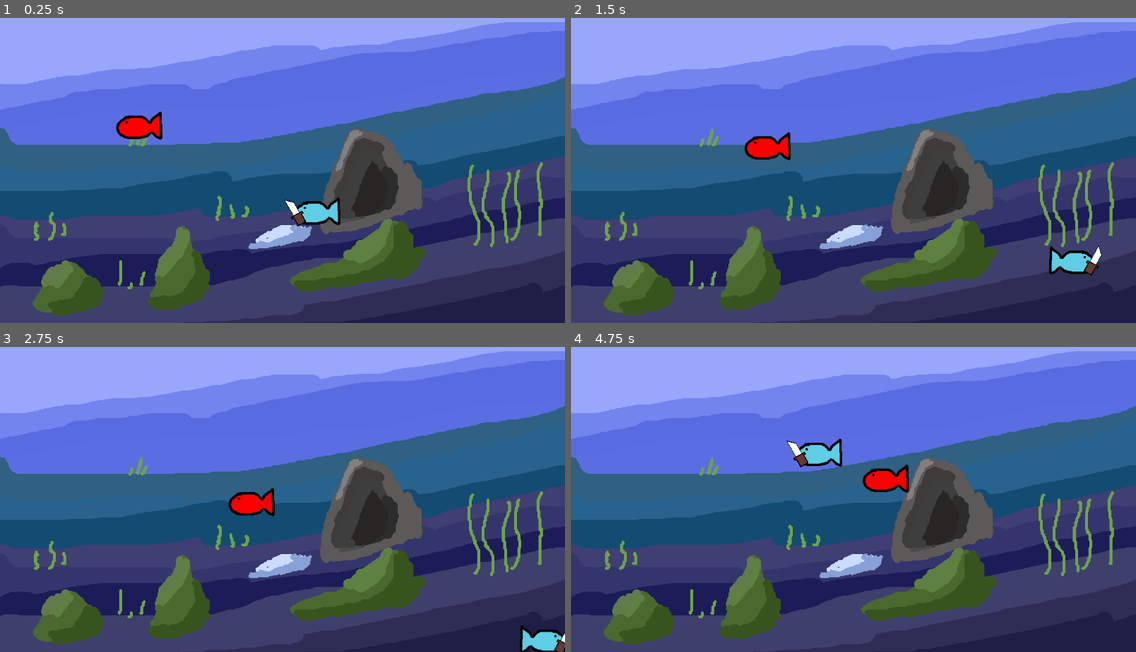
Above: before the commit, frames 1-4 (two rows, left to right).
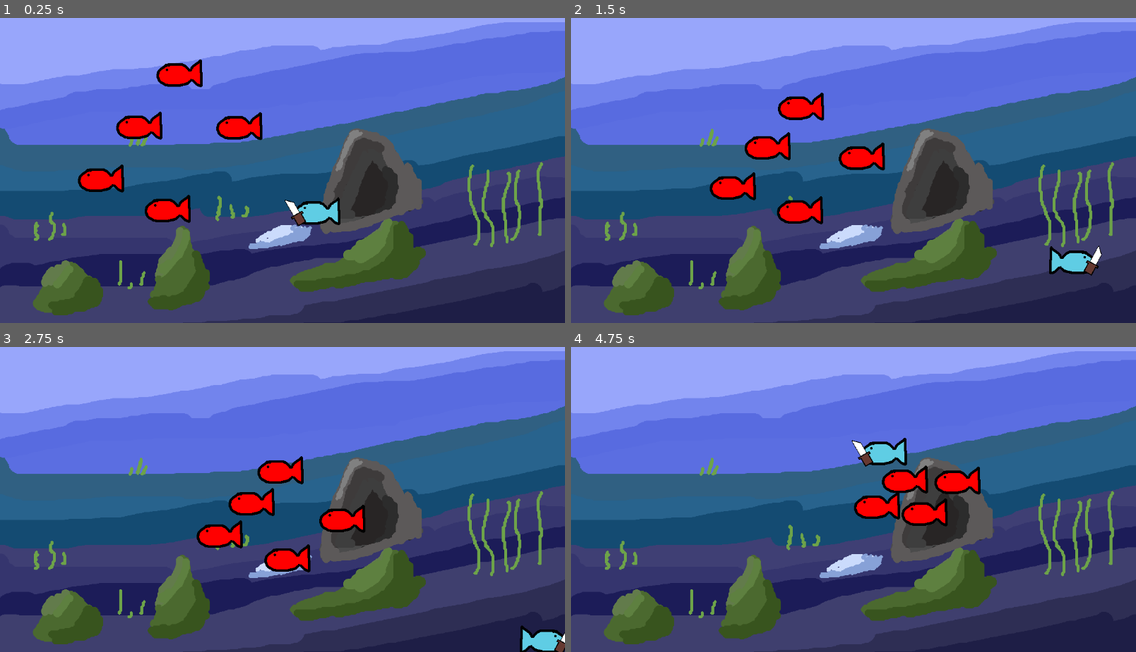
Above: after the commit, the same moments.

Repository: tony10201/FISH
Game: Godot game, scene res://Assets/Levels/main.tscn
The game is run twice, just before and just after one commit, with the same random seed, the same clock (stepped at 60 frames per second) and the same inputs. The engine's default icon, where the game draws it, is replaced by a stand-in: a white triangle on a blue panel in a dark square.
Inputs (mouse positions are in pixels of both pictures, inside the frame that each line leads up to):
- Up to frame 1 (0.25 s): no input
- Up to frame 2 (1.5 s): move the mouse to (977, 149) at 0.52 s; press the mouse at (977, 149) at 0.53 s; hold D (Right) 0.53-1.28 s; move the mouse to (740, 179) at 1.27 s; release the mouse at (740, 179) at 1.28 s; hold S (Down) from 1.28 s (still down); click (740, 179) at 1.35 s
- Up to frame 3 (2.75 s): move the mouse to (339, 423) at 2.02 s; release S (Down) at 2.03 s; press the mouse at (339, 423) at 2.03 s; hold D (Right) from 2.03 s (still down)
- Up to frame 4 (4.75 s): move the mouse to (825, 557) at 2.77 s; release D (Right) at 2.78 s; release the mouse at (825, 557) at 2.78 s; hold W (Up) 2.78-3.53 s; click (825, 557) at 2.85 s; move the mouse to (1023, 542) at 3.52 s; press the mouse at (1023, 542) at 3.53 s; hold A (Left) from 3.53 s (still down); move the mouse to (684, 444) at 4.27 s; release the mouse at (684, 444) at 4.28 s; click (684, 444) at 4.35 s

The runs differ from the first frame. In frame 1, 2.3% of the frame differs, in the area x 13-47%, y 13-68%; in frame 2, 2.3%; in frame 3, 2.2%; in frame 4, 3.6%, in the area x 38-73%, y 29-59%.

Commit message:
Enemies die on left click :3 now i need more to spawn and stoof :O

Diff:
--- a/Assets/Levels/main.tscn
+++ b/Assets/Levels/main.tscn
@@ -1,7 +1,7 @@
 [gd_scene load_steps=4 format=3 uid="uid://csqre40u1yra3"]
 
 [ext_resource type="PackedScene" uid="uid://cpxcs7strlh71" path="res://Assets/level.tscn" id="2_m2cu8"]
-[ext_resource type="PackedScene" uid="uid://c0eba5vvks1f3" path="res://Assets/Player/player.tscn" id="2_nlnoh"]
+[ext_resource type="PackedScene" uid="uid://c0eba5vvks1f3" path="res://Assets/Player/Player.tscn" id="2_nlnoh"]
 [ext_resource type="PackedScene" uid="uid://cqejk31jjfg7q" path="res://Assets/Enemy/enemy.tscn" id="3_tlns8"]
 
 [node name="Main" type="Node2D"]
@@ -11,5 +11,17 @@
 [node name="Enemy" parent="." instance=ExtResource("3_tlns8")]
 position = Vector2(261, 234)
 
+[node name="Enemy2" parent="." instance=ExtResource("3_tlns8")]
+position = Vector2(348, 120)
+
+[node name="Enemy3" parent="." instance=ExtResource("3_tlns8")]
+position = Vector2(181, 349)
+
+[node name="Enemy4" parent="." instance=ExtResource("3_tlns8")]
+position = Vector2(471, 227)
+
+[node name="Enemy5" parent="." instance=ExtResource("3_tlns8")]
+position = Vector2(317, 414)
+
 [node name="Player" parent="." instance=ExtResource("2_nlnoh")]
 position = Vector2(647, 420)
--- a/Assets/Player/Knife.tscn
+++ b/Assets/Player/Knife.tscn
@@ -66,3 +66,4 @@
 playback_auto_capture = false
 
 [connection signal="body_entered" from="Knife" to="." method="detectHit"]
+[connection signal="body_exited" from="Knife" to="." method="detectExit"]
--- a/Assets/Player/Player.gd
+++ b/Assets/Player/Player.gd
@@ -7,6 +7,22 @@
 var health:int = 10
 
 func _physics_process(_delta: float) -> void:
+	inputs()
+	#animation stoof idk flip if moving at a certain way
+	if velocity.x >= .5:
+		$Sprite2D.flip_h = true
+		movingLeft = false
+		$Knife.global_position.x = global_position.x + 45
+		$Knife.global_rotation = global_rotation + 45
+	if velocity.x <= -0.5:
+		$Sprite2D.flip_h = false
+		movingLeft = true
+		$Knife.global_position.x = global_position.x - 45
+		$Knife.global_rotation = global_rotation
+	move_and_slide()
+
+
+func inputs():
 	# Get the input direction and handle the movement/deceleration.
 	# As good practice, you should replace UI actions with custom gameplay actions.
 	var Hdirection := Input.get_axis("Left", "Right")
@@ -21,15 +37,3 @@
 		velocity.y = Vdirection * SPEED
 	else:
 		velocity.y = move_toward(velocity.y, 0, SPEED)
-	#animation stoof idk flip if moving at a certain way
-	if velocity.x >= .5:
-		$Sprite2D.flip_h = true
-		movingLeft = false
-		$Knife.global_position.x = global_position.x + 45
-		$Knife.global_rotation = global_rotation + 45
-	if velocity.x <= -0.5:
-		$Sprite2D.flip_h = false
-		movingLeft = true
-		$Knife.global_position.x = global_position.x - 45
-		$Knife.global_rotation = global_rotation
-	move_and_slide()
--- a/Assets/Player/knife.gd
+++ b/Assets/Player/knife.gd
@@ -2,11 +2,14 @@
 @onready var animation_player = $Knife/AnimationPlayer
 @onready var Player = find_parent("Player")
 var damage: int = 1
-var speed: float = 1.0
+var attackSpeed: float = 1.0
+var enemies:Array = []
+
 
 #its the update function watcha expect _delta cause im not using it :3.
 func _process(_delta: float) -> void:
 	animationStuff()
+	attack()
 
 #animation changes depending on direction
 func animationStuff():
@@ -16,8 +19,20 @@
 		animation_player.play("SwingLeft")
 	if Input.is_action_pressed("LeftClick") and Player.movingLeft == false:
 		animation_player.play("SwingRight")
-#Checks parent group and deletes if true.
-func detectHit(body:StaticBody2D) -> void:
+
+func attack():
+	if Input.is_action_just_pressed("LeftClick"):
+		if enemies.size() > 0:
+			var enemy
+			for element in enemies:
+				enemy = element
+				enemy.queue_free()
+
+#Adds enemy body into group only enemys should be allowed
+#so no way a random node gets in right? -Lunar
+func detectHit(body) -> void:
 	if body.is_in_group("Enemy"):
-		print("Enemy died!")
-		body.get_parent().queue_free()
+		enemies.append(body.get_parent())
+#Checks if the body has left removes from array maybe could be better lol -Lunar
+func detectExit(body) -> void:
+	enemies.erase(body.get_parent())
